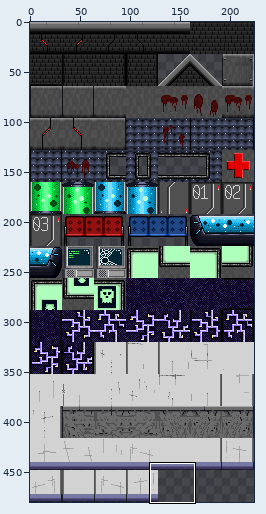
Sprite sheet, stored at resources/sprites/floor_tileset.png. The picture above shows the old version from afar; the outline marks the close-up.
Close-up. First the earlier version:
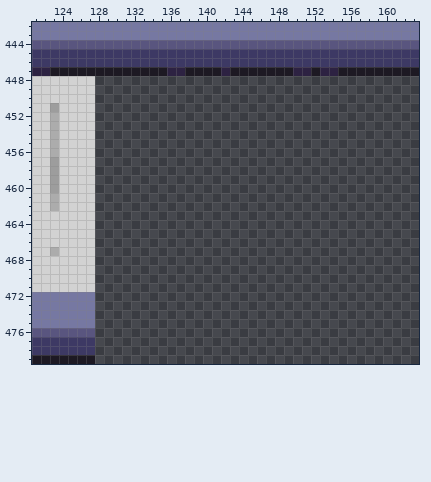
The file is 224x480 pixels. Colours within 5 levels of each other are drawn and written as one. Shown: x 121..163, y 442..479.
Now the later version:
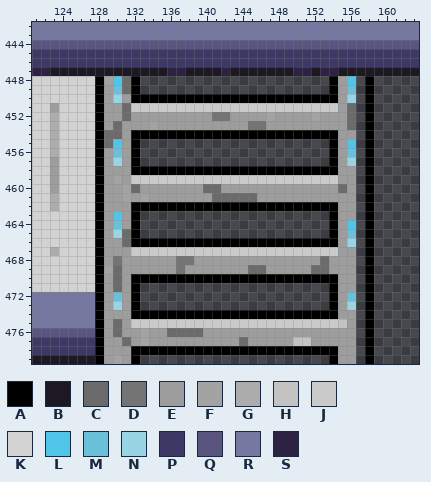
Palette (. is transparent): A #000000  B #1d1923  C #6b6b6b  D #747474  E #9d9d9d  F #a3a3a3  G #acacac  H #c3c3c3  J #cacaca  K #d2d2d2  L #51c5e7  M #6ac0d9  N #99d4e5  P #3d3964  Q #59557f  R #7678a2  S #2d2242
Diff:
Changed rows in their new state; - is an unchanged pixel.
first column x 128:
448 AFLCA---------------------AEL-A
449 AEMCA---------------------AEM-A
450 AENEAAAAAAAAAAAAAAAAAAAAAAAEN-A
451 AEECJJJJJJJJJJJJJJJJJJJJJJJEC-A
452 AEECEEEEEEEEEDDEEEEFEEEEFEEEC-A
453 AECEEEFEEEEEEEEEEDDEEEEEEEEEC-A
454 ACCEAAAAAAAAAAAAAAAAAAAAAAAEE-A
455 ACLEA---------------------AEL-A
456 AEMEA---------------------AEM-A
457 AENEA---------------------AEN-A
458 AEEEAAAAAAAAAAAAAAAAAAAAAAAEE-A
459 AEFEJJJJJJJJJJJJJJJJJJJJJJJEE-A
460 AEEFCEEEEEEECCEEEEEEEEEEEEECE-A
461 AEEFEFEEEEEEECCCCCEEEEEEEEEEE-A
462 AEEEAAAAAAAAAAAAAAAAAAAAAAAEE-A
463 AELEA---------------------AEE-A
464 AEMEA---------------------AEL-A
465 AENCA---------------------AEM-A
466 AEECAAAAAAAAAAAAAAAAAAAAAAAEN-A
467 AEEEJJJJJJJJJJJJJJJJJJJJJJJEE-A
468 AEDEEEEEEDDEEEEEEEEEEEEEECEEE-A
469 AFCEEEEEEDEEEEEEECCEEEEECCEEE-A
470 AECEAAAAAAAAAAAAAAAAAAAAAAAEE-A
471 AECEA---------------------AEE-A
472 AEMEA---------------------AEM-A
473 AENEA---------------------AEN-A
474 AEEEAAAAAAAAAAAAAAAAAAAAAAAEE-A
475 AECEJJJJJJJJJJJJJJJJJJJJJJJHE-A
476 AECEEFEECCCCEEEEEEEEEEEEEEEEE-A
477 AEECEFEEEEEEEEEECEEEEEHHEEEEE-A
478 AEEEAAAAAAAAAAAAAAAAAAAAAAAEE-A
479 AEFEA---------------------AEE-A
